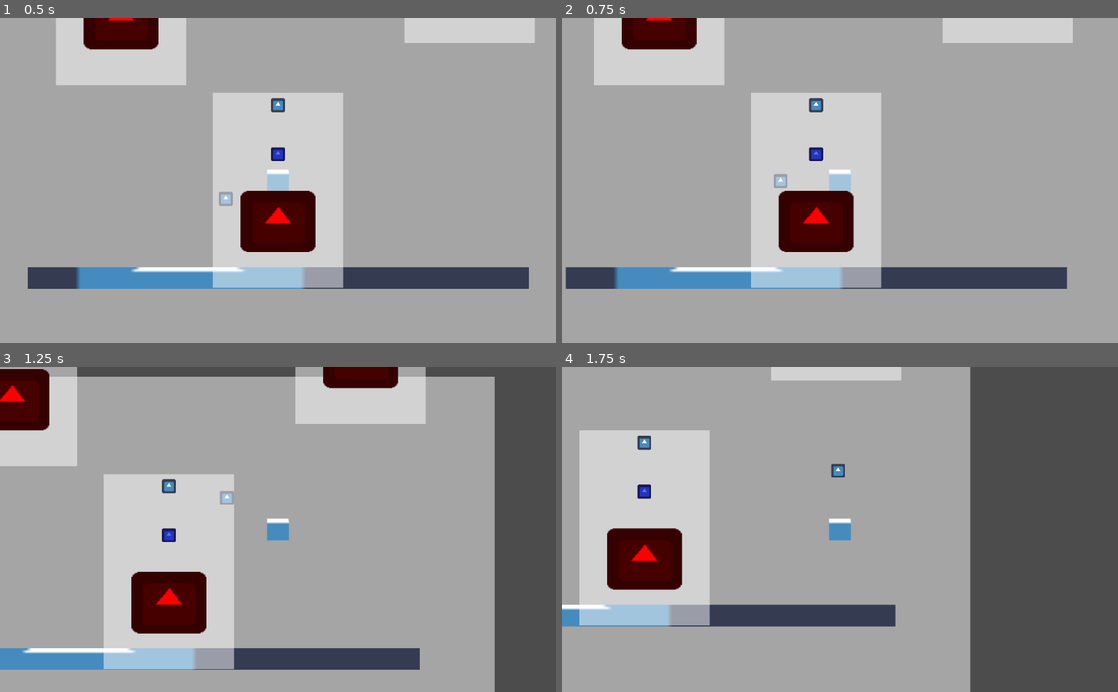
Above: before the commit, frames 1-4 (two rows, left to right).
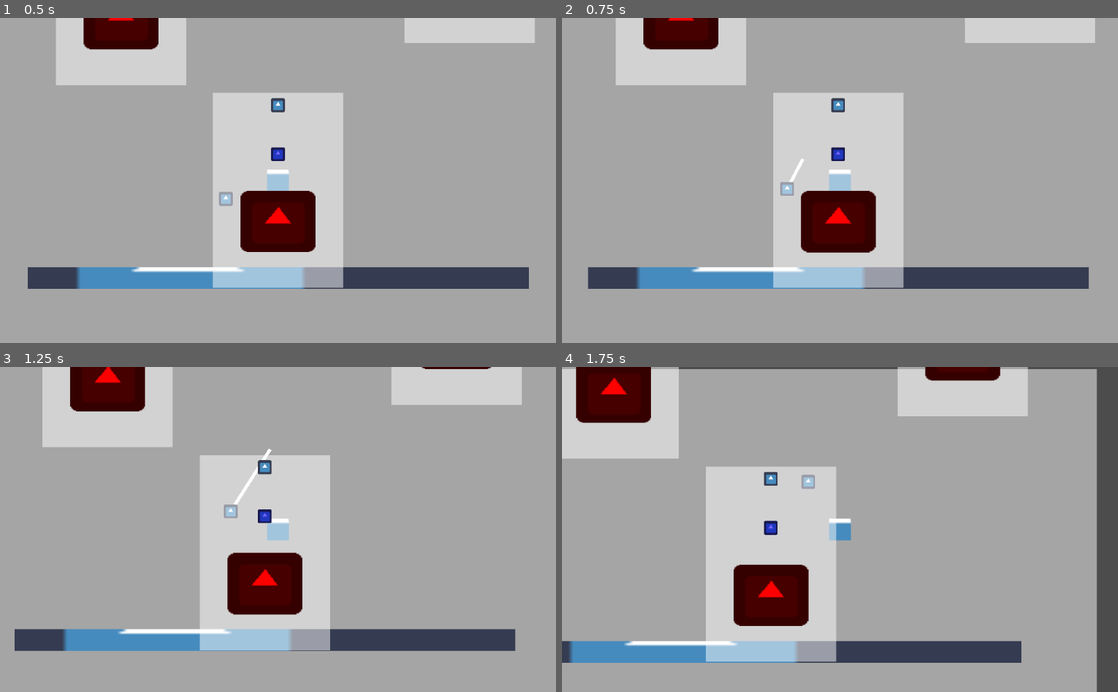
Above: after the commit, the same moments.

Repository: mdrgon1/GWJ-22-Spinzo
Game: Godot game, scene res://Main.tscn
Two runs of this game, one before a commit and one after it. Both use one fixed random seed, a clock stepped at 60 frames per second and the inputs below. The engine's default icon, where the game draws it, is replaced by a stand-in: a white triangle on a blue panel in a dark square.
Inputs:
- Up to frame 1 (0.5 s): no input
- Up to frame 2 (0.75 s): hold Right (move_right) from 0.53 s (still down); hold Shift (aim, bound only after the commit) from 0.53 s (still down)
- Up to frame 3 (1.25 s): keep holding Right (move_right); keep holding Shift (aim, bound only after the commit); tap W (jump) at 0.77 s
- Up to frame 4 (1.75 s): keep holding Right (move_right); release Shift (aim, bound only after the commit) at 1.28 s; tap E (throw_ball) at 1.35 s; tap W (jump) at 1.52 s; tap Shift (aim, bound only after the commit) at 1.55 s

Frame 1 is identical in both runs. In frame 2, 12% of the frame differs, in the area x 0-96%, y 0-84%; in frame 3, 51%; in frame 4, 59%, in the area x 0-97%, y 0-100%.

Commit message:
implemented aiming mechanic
holding shift slows down time and draws a line in the direction of the balls velocity

Diff:
--- a/Project/Ball/Ball.gd
+++ b/Project/Ball/Ball.gd
@@ -1,4 +1,6 @@
 extends KinematicBody2D
+
+var time_dilation = 1
 
 onready var player = get_tree().get_nodes_in_group("player")[0]
 onready var movement = $Movement
@@ -7,10 +9,20 @@
 	movement.set_root_state(movement)
 	movement.init()
 
+func _draw():
+	if(movement.current_state == $Movement/Default && Input.is_action_pressed("aim")):
+		draw_line(Vector2(0, 0), movement.velocity, Color(1, 1, 1), 1.5)
+
 func _physics_process(delta):
+
+	time_dilation = get_node("/root/Main").time_dilation
+	delta *= time_dilation
+
+	# draw aiming line thing
+	update()
+
 	movement.update(delta)
-
-	movement.velocity = move_and_slide(movement.velocity)
+	movement.velocity = move_and_slide(movement.velocity * time_dilation) / time_dilation
 
 func to_player():
 	return player.position - position
--- a/Project/Ball/Movement/Throwing.gd
+++ b/Project/Ball/Movement/Throwing.gd
@@ -1,7 +1,7 @@
 extends State
 
 const TIME_TO_RECHARGE = 0.1
-const MAX_TIME = 600	# how long the ball travels for before it returns (in msec)
+const MAX_TIME = 700	# how long the ball travels for before it returns (in msec)
 
 var time_thrown : float
 var timer : float	# tracks how long "throw ball" has been pressed for
@@ -26,7 +26,7 @@
 	else:
 		timer = 0
 
-	if(timer >= TIME_TO_RECHARGE):
+	if(timer >= TIME_TO_RECHARGE / owner.time_dilation):
 		return ["Default", false]
 
 	if((OS.get_ticks_msec() - time_thrown) >= MAX_TIME):
--- a/Project/Player/Player.gd
+++ b/Project/Player/Player.gd
@@ -10,5 +10,8 @@
 
 func _physics_process(delta):
 
+	var time_dilation = get_node("/root/Main").time_dilation
+	delta *= time_dilation
+
 	movement.update(delta);
-	movement.velocity = move_and_slide(movement.velocity, UP)
+	movement.velocity = move_and_slide(movement.velocity * time_dilation, UP) / time_dilation
--- a/Project/Scripts/MainLevel.gd
+++ b/Project/Scripts/MainLevel.gd
@@ -3,7 +3,10 @@
 const IN_FRAME_BUFFER = 0
 const LEVEL_SPAWN_BOUNDS = Rect2(Vector2(-100, -50), Vector2(200, -150))
 const DESPAWN_RECT = Rect2(Vector2(-150, -100), Vector2(150 * 2, 200))
+const MIN_TIME_DILATION = 0.1
+const TIME_DILATION_LERP = 0.4
 
+var time_dilation = 1
 var num_levels = 3
 var active_levels = []
 
@@ -17,8 +20,17 @@
 
 func _process(delta):
 
-	print(active_levels.size())
+	# deal with the time dilation when aiming
+	if(Input.is_action_just_pressed("aim")):
+		time_dilation = MIN_TIME_DILATION
+	elif (!Input.is_action_pressed("aim")):
+		time_dilation = 1
+	else:
+		time_dilation += (1 - time_dilation) * TIME_DILATION_LERP * delta
 
+	print(time_dilation)
+
+	# level generation, should be in it's own script but fuck it we ball
 	if(active_levels.size() == 0):
 		create_level(camera.position - Vector2(0, 10))
 
--- a/Project/project.godot
+++ b/Project/project.godot
@@ -56,6 +56,11 @@
 , Object(InputEventKey,"resource_local_to_scene":false,"resource_name":"","device":0,"alt":false,"shift":false,"control":false,"meta":false,"command":false,"pressed":false,"scancode":32,"unicode":0,"echo":false,"script":null)
  ]
 }
+aim={
+"deadzone": 0.5,
+"events": [ Object(InputEventKey,"resource_local_to_scene":false,"resource_name":"","device":0,"alt":false,"shift":false,"control":false,"meta":false,"command":false,"pressed":false,"scancode":16777237,"unicode":0,"echo":false,"script":null)
+ ]
+}
 
 [rendering]
 
